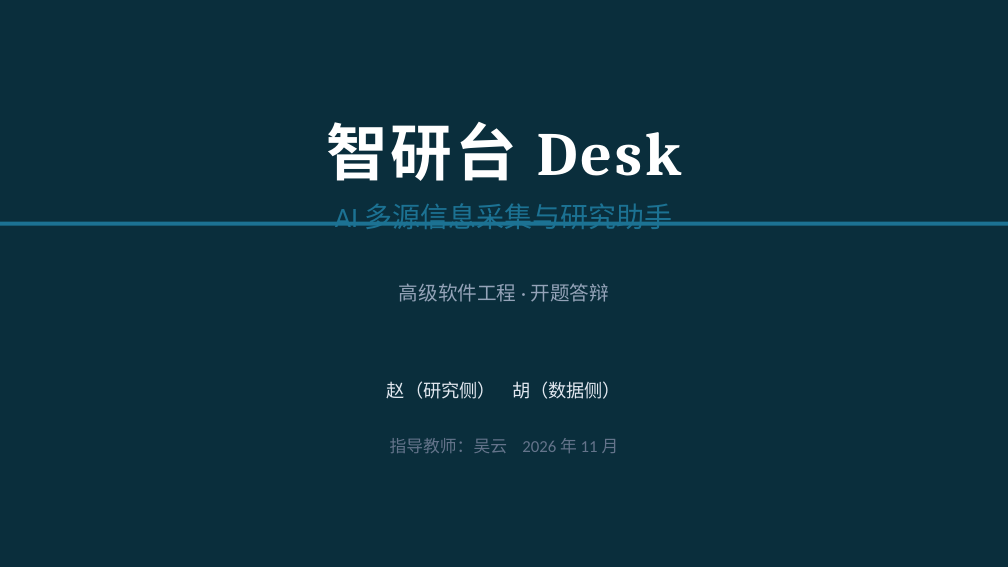
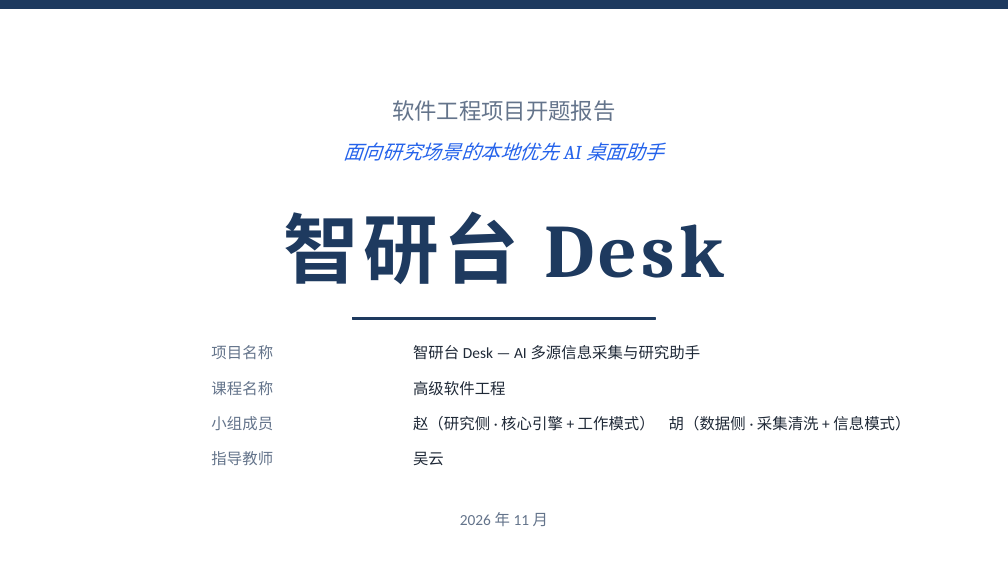
Before and after one commit to AiDesktopSoftware/desktop-app, a slide deck: slide 1 of docs/proposal-ppt/开题答辩-智研台Desk.pptx. Drawn at 1008x567 pixels with LibreOffice and Linux fonts; fonts in the diff are those of the drawing. Boxes give left, top, right and bottom in pixels: in the first picture for what was removed or moved away, otherwise in the second. Text is boxed around its words. In the diff, an @@ line names an element or a change of style, - is before the commit and + after.

```diff
--- a/docs/proposal-ppt/开题答辩-智研台Desk.pptx
+++ b/docs/proposal-ppt/开题答辩-智研台Desk.pptx
@@ rectangle resized from (x1=0, y1=0, x2=1008, y2=566) to (x1=0, y1=0, x2=1008, y2=8) @@
@@ rectangle at (x1=0, y1=0, x2=1008, y2=8): fill #0A2E3C to #1E3A5F; outline none to #1E3A5F 1 pt @@
@@ text added at (x1=392, y1=100, x2=615, y2=121), 16 pt, text #64748B @@
+软件工程项目开题报告
@@ text added at (x1=343, y1=142, x2=664, y2=161), 14 pt, text #2563EB, italic @@
+面向研究场景的本地优先 AI 桌面助手
@@ text "智研台 Desk" moved from (x1=326, y1=122, x2=681, y2=181) to (x1=284, y1=211, x2=724, y2=284) @@
@@ text "智研台 Desk" at (x1=284, y1=211, x2=724, y2=284): size 44 to 54 pt, text colour #FFFFFF to #1E3A5F, letter spacing 2 to 3 pt @@
@@ rectangle removed at (x1=0, y1=222, x2=1008, y2=226) @@
@@ rectangle added at (x1=353, y1=318, x2=655, y2=320), fill #1E3A5F, outline #1E3A5F 1 pt @@
@@ text added at (x1=211, y1=345, x2=273, y2=359), 11 pt, text #64748B @@
+项目名称
@@ text at (x1=413, y1=345, x2=701, y2=360): text changed; size 20 to 11 pt; text colour #1C7293 to #1F2937 @@
-AI 多源信息采集与研究助手
+智研台 Desk — AI 多源信息采集与研究助手
@@ text added at (x1=211, y1=381, x2=273, y2=395), 11 pt, text #64748B @@
+课程名称
@@ text removed at (x1=387, y1=381, x2=621, y2=399) @@
-赵（研究侧） 胡（数据侧）
@@ text at (x1=413, y1=381, x2=506, y2=396): text changed; size 14 to 11 pt; text colour #94A3B8 to #1F2937 @@
-高级软件工程 · 开题答辩
+高级软件工程
@@ text added at (x1=211, y1=416, x2=273, y2=430), 11 pt, text #64748B @@
+小组成员
@@ text added at (x1=413, y1=416, x2=910, y2=431), 11 pt, text #1F2937 @@
+赵（研究侧 · 核心引擎 + 工作模式） 胡（数据侧 · 采集清洗 + 信息模式）
@@ text added at (x1=211, y1=451, x2=273, y2=465), 11 pt, text #64748B @@
+指导教师
@@ text added at (x1=413, y1=451, x2=444, y2=465), 11 pt, text #1F2937 @@
+吴云
@@ text at (x1=460, y1=512, x2=548, y2=526): text changed; size 12 to 11 pt @@
-指导教师：吴云 2026 年 11 月
+2026 年 11 月
```
Also in this commit, not shown: 9 other slides changed, 1 slide added, 1 slide removed, 1 other file.
